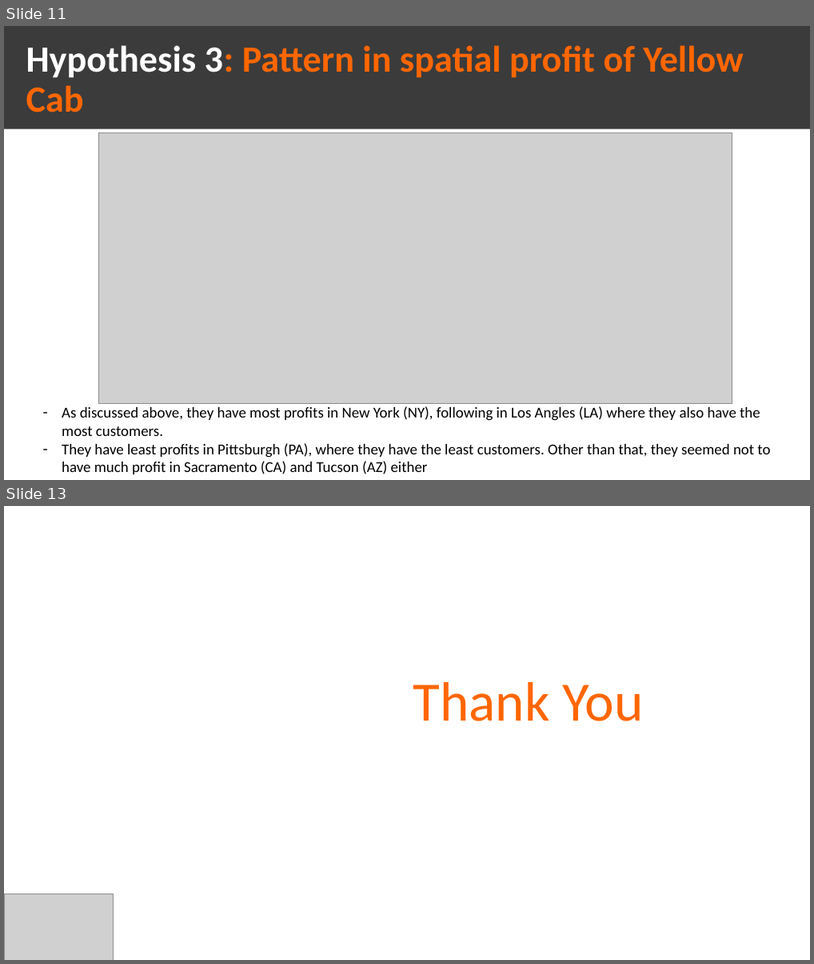
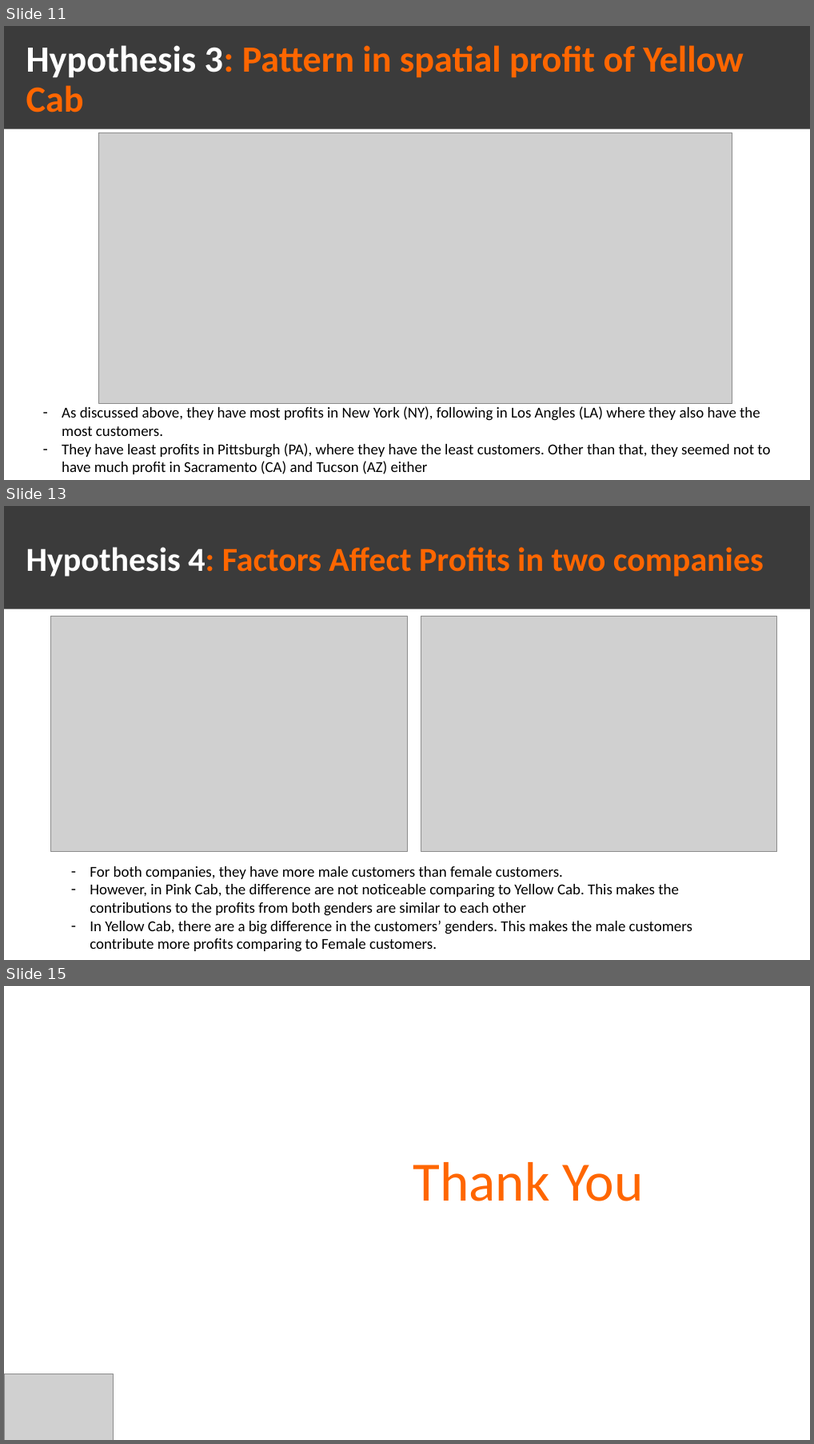
Before and after one commit to qngyn/DataGlacier, a slide deck: Week3/G2M_presentation.pptx. Shown one above the other, each under a label of ours: slides 11 and 13 before the commit, slides 11, 13 and 15 after it; the slides between them are not shown. The pictures are 814x964 and 814x1444 pixels, drawn with LibreOffice and Linux fonts; fonts in the diff are those of the drawing; grey boxes stand for pictures. Boxes give left, top, right and bottom in pixels: in the first picture for what was removed or moved away, otherwise in the second. Text is boxed around its words. In the diff, an @@ line names an element or a change of style, - is before the commit and + after.

Commit message:
Hypothesis 4 (partial)
- Update information for hypothesis 4 (gender, payment type) and its code

```diff
--- a/Week3/G2M_presentation.pptx
+++ b/Week3/G2M_presentation.pptx
@@ slide 13 added at <box>4,506,810,960</box>, background #FFFFFF @@
@@ rectangle added at <box>4,506,810,608</box>, fill #3B3B3B @@
@@ title added at <box>26,547,764,576</box>, 40 pt, text #FF6600, bold @@
+Hypothesis 4: Factors Affect Profits in two companies
@@ picture added at <box>51,616,407,852</box> @@
@@ picture added at <box>422,616,778,852</box> @@
@@ text added at <box>90,866,693,952</box>, 18 pt, text #000000 @@
+– For both companies, they have more male customers than female customers.
+– However, in Pink Cab, the difference are not noticeable comparing to Yellow Cab. This makes the contributions to the profits from both genders are similar to each other
+– In Yellow Cab, there are a big difference in the customers’ genders. This makes the male customers contribute more profits comparing to Female customers.
@@ what was slide 13 is now slide 15 @@
```
Also in this commit, not shown: 1 slide changed, 1 other slide added, 5 other files.
